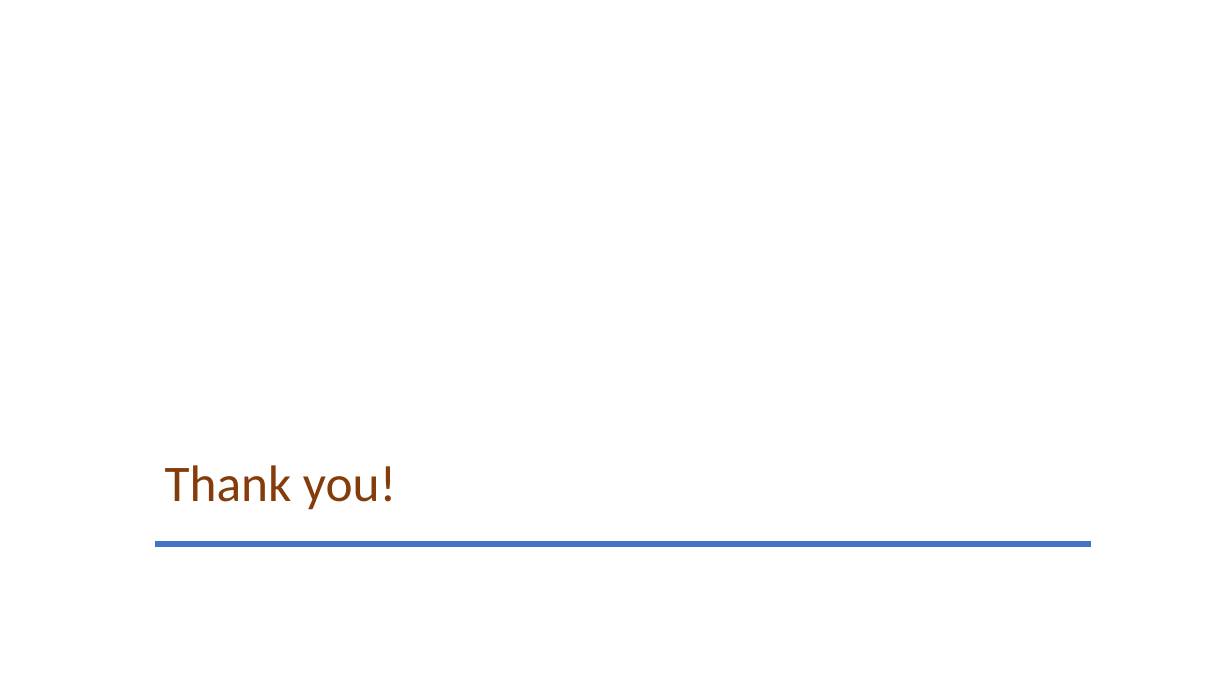
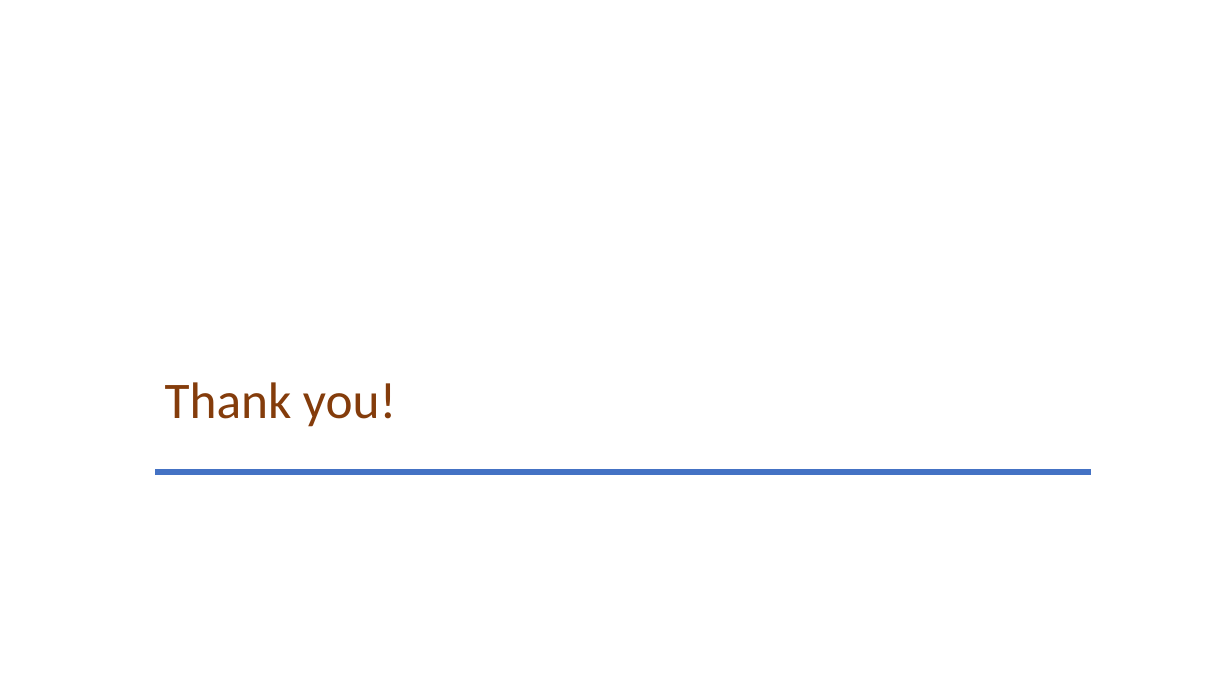
Before and after one commit to glacieant/disordered_triangular_swt, a slide deck: slide 38 of talk/disordered_non-collinear_magnet.pptx (slide 36 before the commit). Drawn at 1232x693 pixels with LibreOffice and Linux fonts; fonts in the diff are those of the drawing. Boxes give left, top, right and bottom in pixels: in the first picture for what was removed or moved away, otherwise in the second. Text is boxed around its words. In the diff, an @@ line names an element or a change of style, - is before the commit and + after.

```diff
--- a/talk/disordered_non-collinear_magnet.pptx
+++ b/talk/disordered_non-collinear_magnet.pptx
@@ title "Thank you!": place and size @@
-title "Thank you!" at <box>165,465,396,510</box>
+title "Thank you!" at <box>165,382,396,427</box>
@@ line moved from (155, 544) - (1091, 544) to (155, 472) - (1091, 472) @@
```
Also in this commit, not shown: 12 other slides changed, 3 slides added, 1 slide removed, 10 other files.
